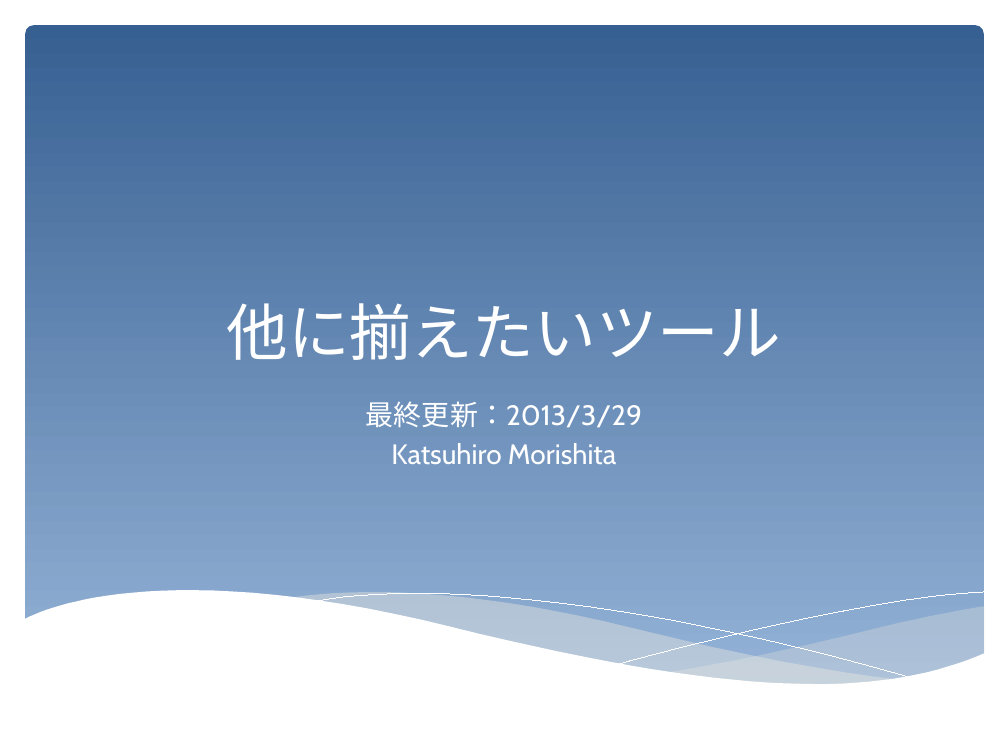
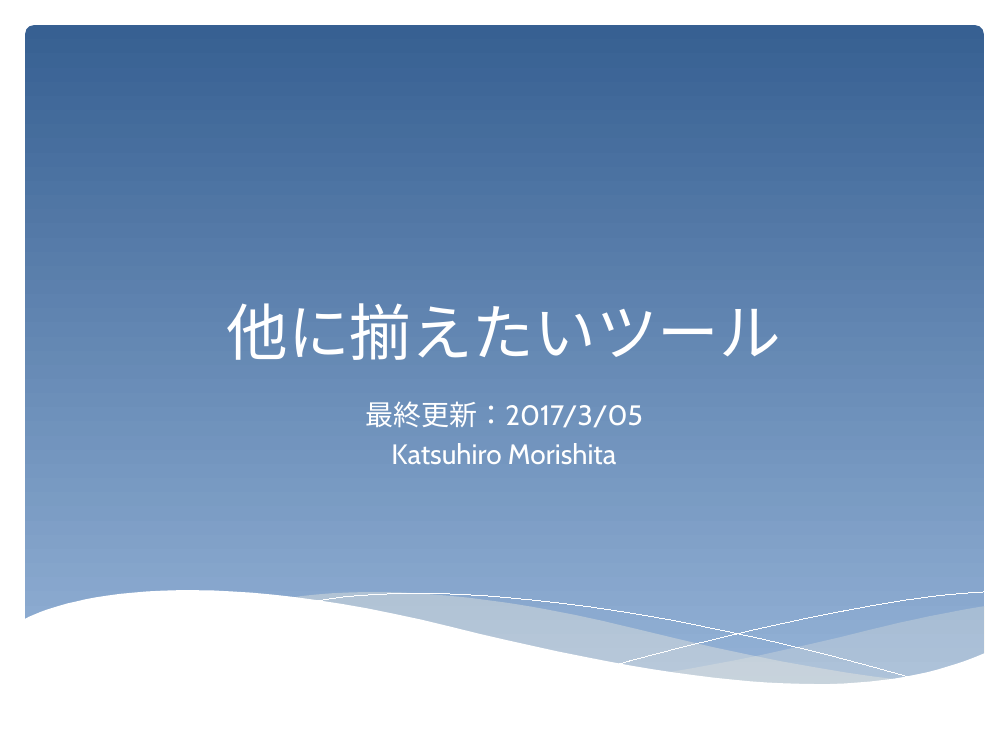
Before and after one commit to KatsuhiroMorishita/birdsong_project, a slide deck: slide 1 of doc/他に揃えたいツール.pptx. Drawn at 1008x756 pixels with LibreOffice and Linux fonts; fonts in the diff are those of the drawing. Boxes give left, top, right and bottom in pixels: in the first picture for what was removed or moved away, otherwise in the second. Text is boxed around its words. In the diff, an @@ line names an element or a change of style, - is before the commit and + after.

Commit message:
ドキュメントの更新
説明書における記述の古い部分を修正した。

```diff
--- a/doc/他に揃えたいツール.pptx
+++ b/doc/他に揃えたいツール.pptx
@@ subtitle at (365, 401, 643, 428): text changed @@
-最終更新：2013/3/29
+最終更新：2017/3/05
```
Also in this commit, not shown: 2 other slides changed, 1 slide added, 1 slide removed, 9 other files.
